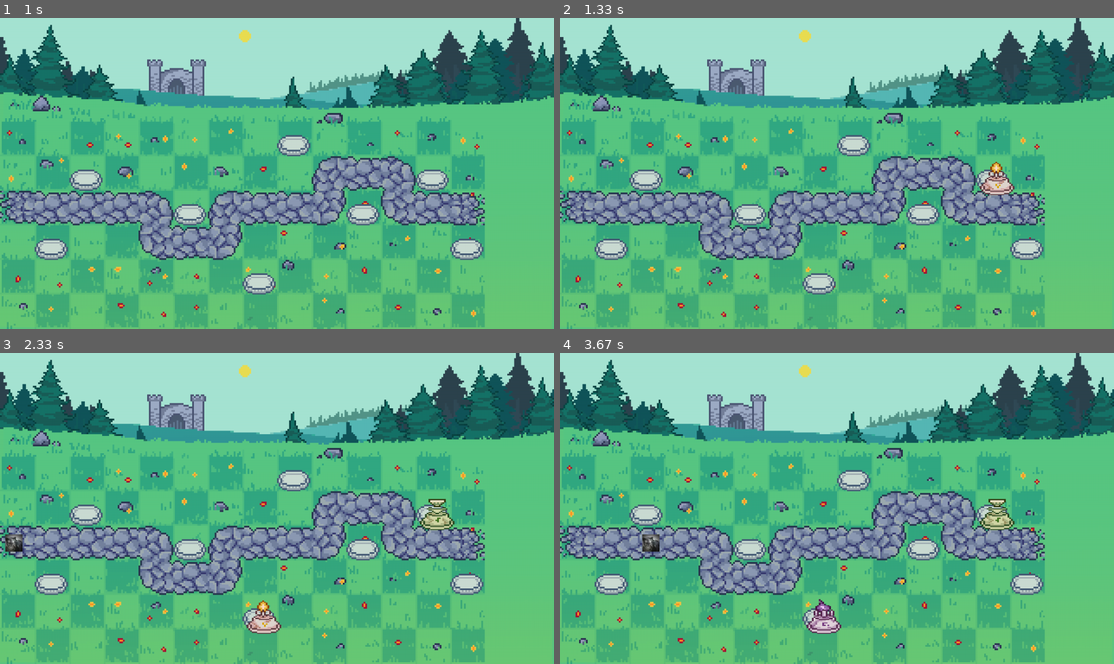
Above: before the commit, frames 1-4 (two rows, left to right).
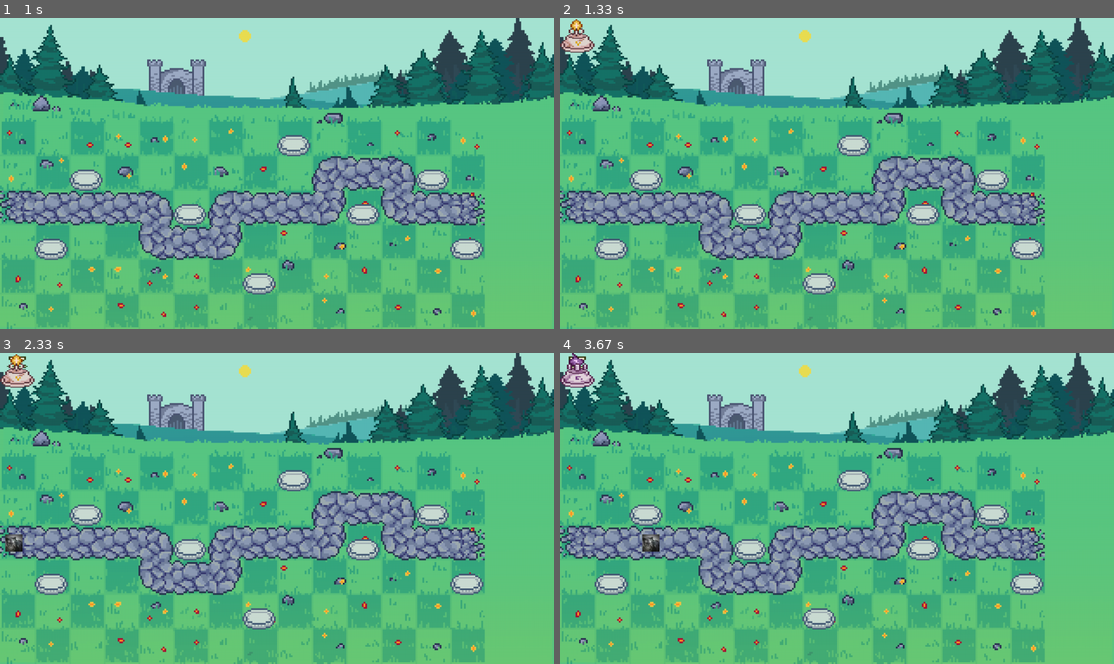
Above: after the commit, the same moments.

Repository: LenaSup/PyGame_project
Game: pygame game, started from main.py
Same seed, same stepped clock (60 frames per second), same inputs: the game is played once before the commit and once after it.
Inputs (mouse positions are in pixels of both pictures, inside the frame that each line leads up to):
- Up to frame 1 (1 s): press the mouse at (277, 257) at 0.37 s; move the mouse to (188, 192) at 0.47 s; release the mouse at (105, 126) at 0.6 s; press the mouse at (149, 89) at 0.7 s; move the mouse to (160, 73) at 0.8 s; release the mouse at (166, 61) at 0.93 s
- Up to frame 2 (1.33 s): click (981, 176) at 1.05 s
- Up to frame 3 (2.33 s): press the mouse at (421, 511) at 1.37 s; move the mouse to (260, 542) at 1.47 s; release the mouse at (94, 570) at 1.6 s; press the mouse at (421, 511) at 1.7 s; move the mouse to (288, 558) at 1.8 s; release the mouse at (155, 604) at 1.93 s; click (265, 620) at 2.05 s
- Up to frame 4 (3.67 s): press the mouse at (825, 620) at 2.37 s; move the mouse to (737, 598) at 2.47 s; release the mouse at (648, 580) at 2.6 s; press the mouse at (825, 620) at 2.7 s; move the mouse to (859, 520) at 2.8 s; release the mouse at (897, 418) at 2.93 s; press the mouse at (825, 620) at 3.03 s; move the mouse to (909, 530) at 3.13 s; release the mouse at (997, 440) at 3.27 s; press the mouse at (825, 620) at 3.37 s; move the mouse to (781, 595) at 3.47 s; release the mouse at (737, 573) at 3.6 s

Frame 1 is identical in both runs. In frame 2, 0.8% of the frame differs, in the area x 0-83%, y 0-57%; in frame 3, 1.2%; in frame 4, 1.3%, in the area x 0-83%, y 0-91%.

Commit message:
Изменен 3 тип башни

Diff:
--- a/data/path_2.txt
+++ b/data/path_2.txt
@@ -1,5 +1,5 @@
 180 0
 0 -240
 560 0
--160 0
+0 160
 320 0
--- a/entities.py
+++ b/entities.py
@@ -2,5 +2,5 @@
 haste_enemy = (100, '.image.jpg', 10, 10, 4)
 armored_enemy = (500, '.image.jpg', 15, 50, 1)
 default_tower = ('tower1_level1.png', 2, 50, 200, 100, 500, False, 0)
-sniper_tower = ('tower2_level1.png', 9, 75, 400, 200, 750, False, 0)
-mortire = ('tower3_level1.png', 2, 50, 300, 300, 1000, True, 100)
+mortire = ('tower2_level1.png', 9, 75, 400, 200, 750, False, 0)
+flamethrower = ('tower3_level1.png', 2, 50, 300, 300, 1000, True, 100)
--- a/main.py
+++ b/main.py
@@ -450,15 +450,13 @@
     def __init__(self, x, y, images, cols, damage=50, radius=200, reload=1000, price=500, is_splash=False, splash_radius=75):
         super().__init__(towers)
         self.name = self.__class__.__name__
-        self.frames = []
-        self.cut_sheet(load_image(images), cols)
+        self.frames = self.cut_sheet(load_image(images), cols)
         self.cur_frame = 0
         self.image = pygame.transform.scale(self.frames[self.cur_frame], (80, 80))
         self.rect = self.rect.move(x, y)
         self.pos = x, y
         self.price = price
         self.damage = damage
-        self.radius = radius
         self.reload = reload
         self.rect = self.image.get_rect()
         self.rect.x, self.rect.y = self.pos[0], self.pos[1]
@@ -468,30 +466,37 @@
         self.splash_radius = splash_radius
 
     def cut_sheet(self, sheet, columns):
+        frames = []
         rows = 1
         self.rect = pygame.Rect(0, 0, sheet.get_width() // columns,
                                 sheet.get_height() // rows)
         for j in range(rows):
             for i in range(columns):
                 frame_location = (self.rect.w * i, self.rect.h * j)
-                self.frames.append(sheet.subsurface(pygame.Rect(
+                frames.append(sheet.subsurface(pygame.Rect(
                     frame_location, self.rect.size)))
+        return frames
 
     def update(self):
         self.cur_frame = (self.cur_frame + 1) % len(self.frames)
         self.image = pygame.transform.scale(self.frames[self.cur_frame], (80, 80))
 
     def fire(self):  # выстрел по захваченой цели
-        if self.focus != None and self.focus.health != 0 and pygame.sprite.collide_circle(self.focus, self):
-            if self.is_splash:
-                self.focus.radius = self.splash_radius
-                for enemy in enemies:
-                    if pygame.sprite.collide_circle(enemy, self.focus):
-                        enemy.get_damage(self.damage)
+        if self.frames == self.cut_sheet(load_image('tower3_level1.png'), 2):
+            for enemy in enemies:
+                if pygame.sprite.collide_circle(enemy, self):
+                    enemy.get_damage(self.damage)
+        else:
+            if self.focus != None and self.focus.health != 0 and pygame.sprite.collide_circle(self.focus, self):
+                if self.is_splash:
+                    self.focus.radius = self.splash_radius
+                    for enemy in enemies:
+                        if pygame.sprite.collide_circle(enemy, self.focus):
+                            enemy.get_damage(self.damage)
+                else:
+                    self.focus.get_damage(self.damage)
             else:
-                self.focus.get_damage(self.damage)
-        else:
-            self.focus_enemy()
+                self.focus_enemy()
 
     def focus_enemy(self):  # захват цели (при убийстве прошлой)
         for enemy in enemies:
@@ -519,11 +524,6 @@
         for h in range(self.hieght):
             for i in range(self.width):
                 self.board[h][i].set_size(self.cell_size)
-
-    def render(self):  # отрисовка поля, клеток и башен на нём
-        for i in range(self.hieght):
-            for g in range(self.width):
-                self.board[i][g].draw()
 
     def set_cell(self, x, y, cell):  # заменить одну клетку на другую
         self.board[y][x] = cell
@@ -716,7 +716,7 @@
                               start_pos[1] * 80 + my_board.cell_size // 4 + my_board.bot)
     enemy_types = [default_enemy, haste_enemy, armored_enemy]
     n_enemies = [0 for _ in range(len(enemy_types))]
-    towers_types = [default_tower, sniper_tower, mortire]
+    towers_types = [default_tower, mortire, flamethrower]
     type_tower = 0
     current_tower = towers_types[type_tower]
 
Binary file changed: user_data.sqlite3
